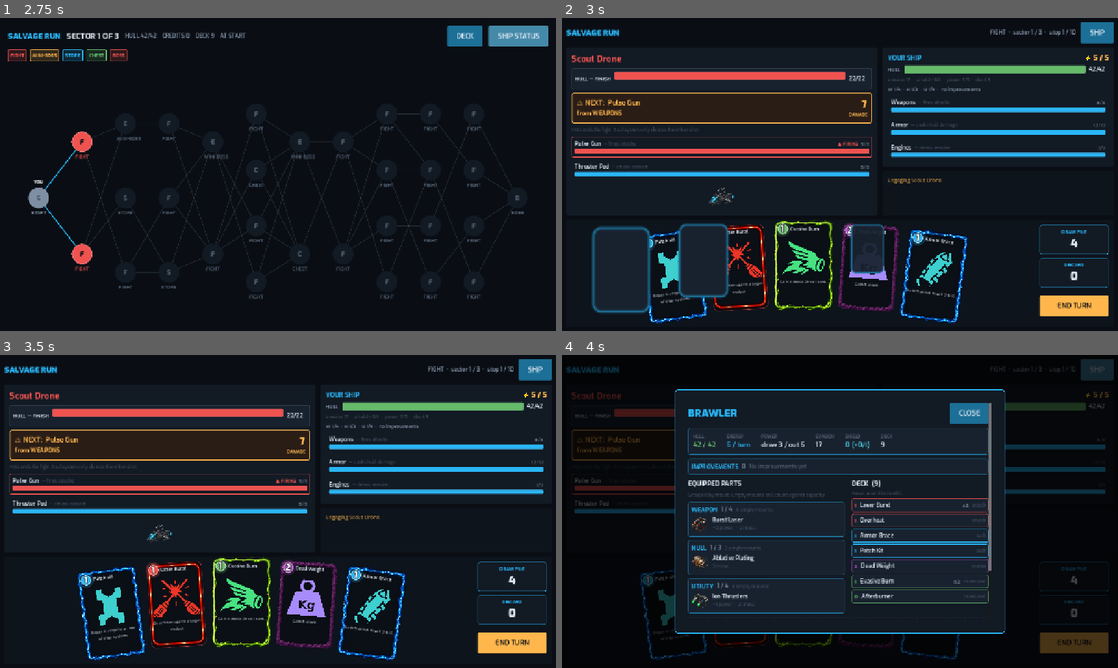
Above: before the commit, frames 1-4 (two rows, left to right).
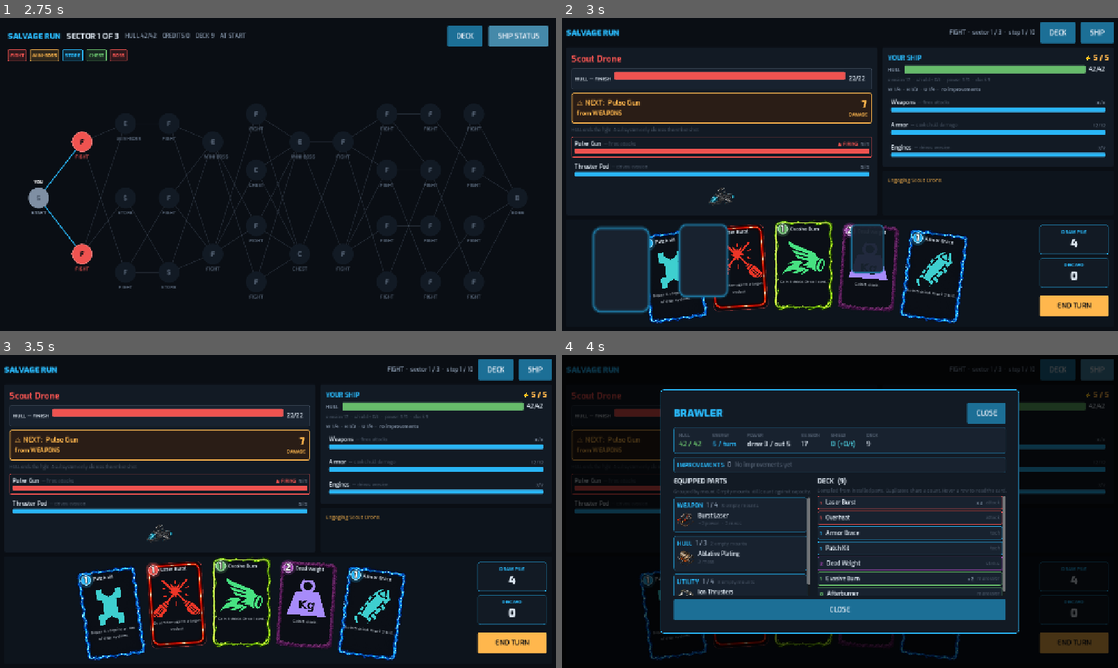
Above: after the commit, the same moments.

Repository: thegliffy/salvage-run
Game: Godot game, scene res://scenes/title.tscn
Two runs of this game, one before a commit and one after it. Both use one fixed random seed, a clock stepped at 60 frames per second and the inputs below.
Inputs:
- Up to frame 1 (2.75 s): click "STEAL" at 0.5 s; click "DECK" at 1.25 s; click "SHIP STATUS" at 2 s
- Up to frame 2 (3 s): click "F" at 2.75 s
- Up to frame 3 (3.5 s): no input
- Up to frame 4 (4 s): click "SHIP" at 3.5 s

Frame 1 is identical in both runs. In frame 2, 0.6% of the frame differs, in the area x 69-93%, y 1-9%; in frame 3, 0.6%; in frame 4, 17%, in the area x 17-93%, y 1-90%.

Commit message:
Let SHIP STATUS browse the compiled deck without clipping
The deck column used the same outer scroll as the hull sketch, so later
cards sat below the fold. Pin EQUIPPED PARTS / DECK headings and give
each list leftover-height scroll (same rows and hover preview as the
standalone DECK overlay). Combat gets a DECK button next to SHIP so the
card list is reachable in a fight without crowding YOUR SHIP.

Co-authored-by: thegliffy <thegliffy@users.noreply.github.com>

Diff:
--- a/src/ui/combat_screen.gd
+++ b/src/ui/combat_screen.gd
@@ -113,7 +113,7 @@
 	root.add_theme_constant_override("separation", 10)
 	margin.add_child(root)
 
-	# Header: title left, two drone rings top-center, banner + SHIP right.
+	# Header: title left, two drone rings top-center, banner + DECK + SHIP right.
 	var head := HBoxContainer.new()
 	head.add_theme_constant_override("separation", 12)
 	root.add_child(head)
@@ -124,8 +124,12 @@
 	head.add_child(UITheme.expand())
 	_banner = UITheme.label(_fight_banner(), 13, UITheme.TEXT_DIM, "SemiBold")
 	head.add_child(_banner)
+	var deck_btn := UITheme.ghost_button("  DECK  ")
+	UITheme.tip(deck_btn, "Deck\n---\nCards compiled from the ship. Duplicates are counted. Hover a row to read the card.")
+	deck_btn.pressed.connect(_open_deck)
+	head.add_child(deck_btn)
 	var ship_btn := UITheme.ghost_button("  SHIP  ")
-	UITheme.tip(ship_btn, "Ship status\n---\nEquipped parts, installed improvements, power budget, and deck.")
+	UITheme.tip(ship_btn, "Ship status\n---\nEquipped parts, installed improvements, power budget, and the compiled deck.")
 	ship_btn.pressed.connect(_open_ship_status)
 	head.add_child(ship_btn)
 
@@ -465,7 +469,7 @@
 	_ship_stats.add_theme_color_override("font_color", UITheme.TEXT_FAINT)
 	_loadout_line.text = ShipStatusOverlay.loadout_strip(Game.run.ship)
 	UITheme.tip(_loadout_line,
-		"Loadout\n%s\n---\nSHIP opens every equipped part and installed improvement." % _loadout_line.text)
+		"Loadout\n%s\n---\nSHIP opens equipped parts, improvements, and the compiled deck." % _loadout_line.text)
 	var deficit_n := int(bud["deficit"])
 	if deficit_n > 0:
 		_deficit_host.visible = true
@@ -647,6 +651,9 @@
 func _open_ship_status() -> void:
 	ShipStatusOverlay.open(_overlay_host, _preview_layer, _close_ship_status)
 
+func _open_deck() -> void:
+	ShipStatusOverlay.open_deck(_overlay_host, _preview_layer, _close_ship_status)
+
 func _close_ship_status() -> void:
 	if _overlay_host == null:
 		return
--- a/src/ui/map_screen.gd
+++ b/src/ui/map_screen.gd
@@ -78,7 +78,7 @@
 	head_row.add_child(deck_btn)
 
 	var ship_btn := UITheme.ghost_button("  SHIP STATUS  ")
-	UITheme.tip(ship_btn, "Ship status\n---\nEquipped parts, installed improvements, power budget, and deck.")
+	UITheme.tip(ship_btn, "Ship status\n---\nEquipped parts, installed improvements, power budget, and the compiled deck.")
 	ship_btn.pressed.connect(_open_ship_status)
 	head_row.add_child(ship_btn)
 
@@ -208,7 +208,7 @@
 	_status.text = "HULL %d/%d    CREDITS %d    DECK %d    AT %s" % [
 		run.hull_carryover, run.profile.max_hull, run.credits,
 		run.profile.deck.size(), MapGenerator.label_for(String(cur["type"]), run.sector)]
-	UITheme.tip(_status, "Run status\nhull %d/%d · credits %d · deck %d\n---\nDECK lists the compiled cards. SHIP STATUS lists equipped parts and improvements." % [
+	UITheme.tip(_status, "Run status\nhull %d/%d · credits %d · deck %d\n---\nDECK lists the compiled cards. SHIP STATUS lists equipped parts, improvements, and the same deck." % [
 		run.hull_carryover, run.profile.max_hull, run.credits, run.profile.deck.size()])
 
 	# Fitted canvas matches the scroll view, so no pan is required. Keep a
--- a/src/ui/ship_status_overlay.gd
+++ b/src/ui/ship_status_overlay.gd
@@ -44,16 +44,14 @@
 		outer.add_theme_constant_override("margin_" + side, 12)
 	panel.add_child(outer)
 
-	var scroll := ScrollContainer.new()
-	scroll.size_flags_horizontal = Control.SIZE_EXPAND_FILL
-	scroll.size_flags_vertical = Control.SIZE_EXPAND_FILL
-	scroll.horizontal_scroll_mode = ScrollContainer.SCROLL_MODE_DISABLED
-	outer.add_child(scroll)
-
+	# Fill the panel — do not wrap the whole overlay in a ScrollContainer.
+	# Nested leftover-height scrolls (parts / deck) need a definite parent
+	# height or they collapse and clip, which is how the deck used to vanish.
 	var col := VBoxContainer.new()
 	col.size_flags_horizontal = Control.SIZE_EXPAND_FILL
-	col.add_theme_constant_override("separation", 10)
-	scroll.add_child(col)
+	col.size_flags_vertical = Control.SIZE_EXPAND_FILL
+	col.add_theme_constant_override("separation", 8)
+	outer.add_child(col)
 
 	var run: RunState = Game.run
 	var prof := run.profile
@@ -109,43 +107,56 @@
 	# first screen — they used to hang off the bottom of a nested slots scroll.
 	col.add_child(_improvements_block(run))
 
-	# Loadout first: nested inner scrolls used to clip hull / utility to a
-	# sliver under the ship sketch. One outer scroll, both columns size to
-	# content, so equipped parts stay on the same wheel as the deck.
+	# Two leftover-height columns. Headings stay pinned; only the lists scroll,
+	# so a long deck is browseable without clipping parts or improvements.
 	var body := HBoxContainer.new()
+	body.size_flags_horizontal = Control.SIZE_EXPAND_FILL
+	body.size_flags_vertical = Control.SIZE_EXPAND_FILL
+	body.custom_minimum_size.y = 180
 	body.add_theme_constant_override("separation", 16)
 	col.add_child(body)
 
+	var slots_wrap := VBoxContainer.new()
+	slots_wrap.size_flags_horizontal = Control.SIZE_EXPAND_FILL
+	slots_wrap.size_flags_vertical = Control.SIZE_EXPAND_FILL
+	slots_wrap.size_flags_stretch_ratio = 1.12
+	slots_wrap.add_theme_constant_override("separation", 6)
+	body.add_child(slots_wrap)
+	slots_wrap.add_child(UITheme.label("EQUIPPED PARTS", 15, UITheme.TEXT, "Bold"))
+	slots_wrap.add_child(UITheme.label(
+		"Grouped by mount. Empty mounts still count against capacity.",
+		11, UITheme.TEXT_FAINT))
+	var slots_scroll := ScrollContainer.new()
+	slots_scroll.size_flags_horizontal = Control.SIZE_EXPAND_FILL
+	slots_scroll.size_flags_vertical = Control.SIZE_EXPAND_FILL
+	slots_scroll.horizontal_scroll_mode = ScrollContainer.SCROLL_MODE_DISABLED
+	slots_wrap.add_child(slots_scroll)
 	var slots_col := VBoxContainer.new()
 	slots_col.size_flags_horizontal = Control.SIZE_EXPAND_FILL
-	slots_col.size_flags_stretch_ratio = 1.15
 	slots_col.add_theme_constant_override("separation", 8)
-	body.add_child(slots_col)
-	slots_col.add_child(UITheme.label("EQUIPPED PARTS", 15, UITheme.TEXT, "Bold"))
-	slots_col.add_child(UITheme.label(
-		"Grouped by mount. Empty mounts still count against capacity.",
-		11, UITheme.TEXT_FAINT))
+	slots_scroll.add_child(slots_col)
 	for slot in ShipLoadout.SLOT_TYPES:
 		slots_col.add_child(_slot_block(run, slot))
 
-	var deck_col := VBoxContainer.new()
-	deck_col.size_flags_horizontal = Control.SIZE_EXPAND_FILL
-	deck_col.add_theme_constant_override("separation", 4)
-	body.add_child(deck_col)
-	deck_col.add_child(UITheme.label("DECK  (%d)" % prof.deck.size(), 15, UITheme.TEXT, "Bold"))
-	deck_col.add_child(UITheme.label("Hover a card to read it.", 11, UITheme.TEXT_FAINT))
-
-	for entry in tally_deck(prof.deck):
-		deck_col.add_child(_deck_row(entry["id"], int(entry["count"]), preview_layer, on_close))
-
-	var ship_view := ShipView.new()
-	ship_view.custom_minimum_size = Vector2(0, 72)
-	ship_view.size_flags_horizontal = Control.SIZE_EXPAND_FILL
-	col.add_child(ship_view)
-	ship_view.refresh(run.ship)
-	col.add_child(UITheme.label(
-		"Red turrets = weapons · cyan plates = hull · green pods = utility · empty rings = free slots",
+	var deck_wrap := VBoxContainer.new()
+	deck_wrap.size_flags_horizontal = Control.SIZE_EXPAND_FILL
+	deck_wrap.size_flags_vertical = Control.SIZE_EXPAND_FILL
+	deck_wrap.add_theme_constant_override("separation", 4)
+	body.add_child(deck_wrap)
+	deck_wrap.add_child(UITheme.label("DECK  (%d)" % prof.deck.size(), 15, UITheme.TEXT, "Bold"))
+	deck_wrap.add_child(UITheme.label(
+		"Compiled from installed parts. Duplicates share a count. Hover a row to read the card.",
 		11, UITheme.TEXT_FAINT))
+	var deck_scroll := ScrollContainer.new()
+	deck_scroll.size_flags_horizontal = Control.SIZE_EXPAND_FILL
+	deck_scroll.size_flags_vertical = Control.SIZE_EXPAND_FILL
+	deck_scroll.horizontal_scroll_mode = ScrollContainer.SCROLL_MODE_DISABLED
+	deck_wrap.add_child(deck_scroll)
+	var deck_list := VBoxContainer.new()
+	deck_list.size_flags_horizontal = Control.SIZE_EXPAND_FILL
+	deck_list.add_theme_constant_override("separation", 4)
+	deck_scroll.add_child(deck_list)
+	_fill_deck_list(deck_list, prof.deck, preview_layer, on_close)
 
 	var close_foot := UITheme.ghost_button("  CLOSE  ")
 	close_foot.pressed.connect(on_close)
@@ -274,12 +285,7 @@
 	list.size_flags_horizontal = Control.SIZE_EXPAND_FILL
 	list.add_theme_constant_override("separation", 4)
 	scroll.add_child(list)
-
-	if deck.is_empty():
-		list.add_child(UITheme.label("No cards — the ship is empty.", 13, UITheme.TEXT_FAINT))
-	else:
-		for entry in tally_deck(deck):
-			list.add_child(_deck_row(entry["id"], int(entry["count"]), preview_layer, on_close))
+	_fill_deck_list(list, deck, preview_layer, on_close)
 
 	var close_foot := UITheme.ghost_button("  CLOSE  ")
 	close_foot.pressed.connect(on_close)
@@ -292,6 +298,14 @@
 	for c in host.get_children():
 		c.queue_free()
 	host.mouse_filter = Control.MOUSE_FILTER_IGNORE
+
+static func _fill_deck_list(list: VBoxContainer, deck: Array, preview_layer: Control,
+		on_close: Callable) -> void:
+	if deck.is_empty():
+		list.add_child(UITheme.label("No cards — the ship is empty.", 13, UITheme.TEXT_FAINT))
+		return
+	for entry in tally_deck(deck):
+		list.add_child(_deck_row(entry["id"], int(entry["count"]), preview_layer, on_close))
 
 static func _slot_block(run: RunState, slot: StringName) -> Control:
 	var used := run.ship.installed_in(slot)
--- a/tests/headless.gd
+++ b/tests/headless.gd
@@ -900,6 +900,11 @@
 	_check("overlay names Ion Thrusters", blob.contains("Ion Thrusters"))
 	_check("overlay states empty mount capacity", blob.contains("empty mount"))
 	_check("overlay shows empty improvements", blob.contains("No improvements yet"))
+	_check("overlay lists the compiled deck heading", blob.contains("DECK"))
+	_check("overlay names Laser Burst from the deck", blob.contains("Laser Burst"))
+	_check("overlay names Overheat from the deck", blob.contains("Overheat"))
+	_check("overlay names Afterburner from the deck", blob.contains("Afterburner"))
+	_check("overlay counts duplicate Laser Burst", blob.contains("x2"))
 	_check("empty overlay has no bulkheads", not blob.contains("Reinforced Bulkheads"))
 	var icons := _count_visible_textures(host)
 	if icons > 0:
@@ -924,6 +929,7 @@
 	_check("overlay names Power Conduits", blob.contains("Power Conduits"))
 	_check("overlay shows conduit effect", blob.contains("+1 power"))
 	_check("parts remain listed with improvements", blob.contains("Burst Laser"))
+	_check("deck remains listed with improvements", blob.contains("Laser Burst"))
 
 	run.ship.improvements.clear()
 	run.ship.add_improvement(&"targeting_uplink")
Not shown, changed: README.md
